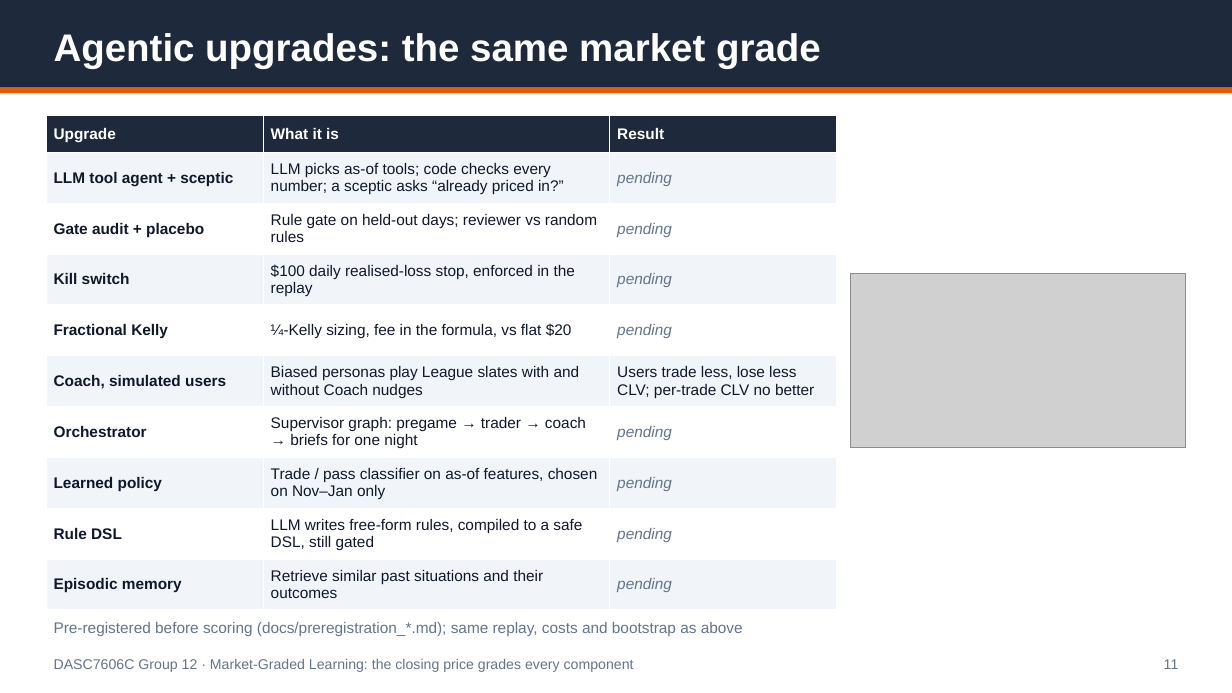
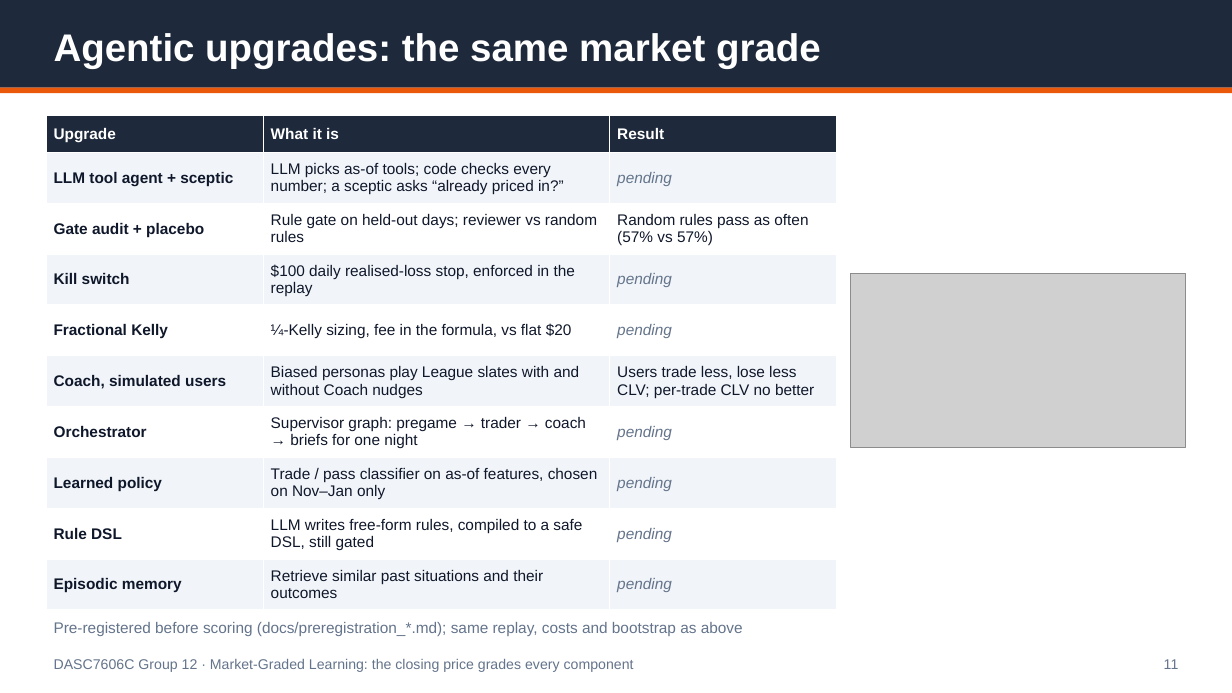
Before and after one commit to Michaelyzr/nba-agent, a slide deck: slide 11 of presentation/nba_agent_deck.pptx. Drawn at 1232x693 pixels with LibreOffice and Linux fonts; fonts in the diff are those of the drawing; grey boxes stand for pictures. Boxes give left, top, right and bottom in pixels: in the first picture for what was removed or moved away, otherwise in the second. Text is boxed around its words. In the diff, an @@ line names an element or a change of style, - is before the commit and + after.

```diff
--- a/presentation/nba_agent_deck.pptx
+++ b/presentation/nba_agent_deck.pptx
@@ table at (x1=46, y1=116, x2=836, y2=610) @@
-row 3, column 3: pending
+row 3, column 3: Random rules pass as often (57% vs 57%)
```
Also in this commit, not shown: 1 other file.
